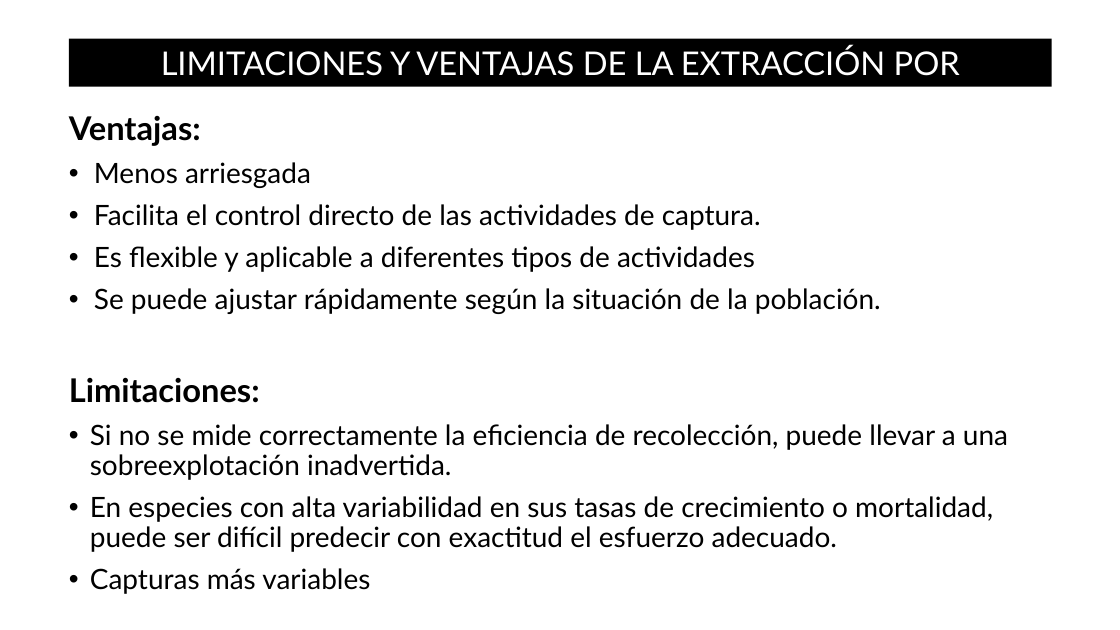
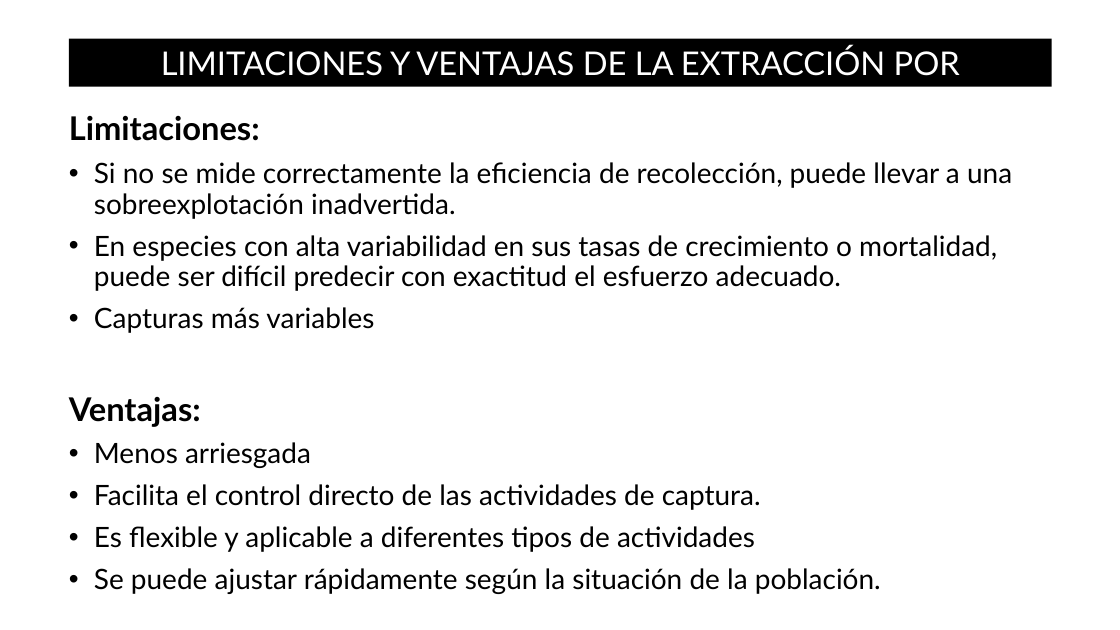
Before and after one commit to aprendiendo-cosas/Te_poblaciones_explotacion_ecologia_ccaa, a slide deck: slide 7 of presentacion/graficas_explotacion.pptx. Drawn at 1120x630 pixels with LibreOffice and Linux fonts; fonts in the diff are those of the drawing. Boxes give left, top, right and bottom in pixels: in the first picture for what was removed or moved away, otherwise in the second. Text is boxed around its words. In the diff, an @@ line names an element or a change of style, - is before the commit and + after.

```diff
--- a/presentacion/graficas_explotacion.pptx
+++ b/presentacion/graficas_explotacion.pptx
@@ text at box(69, 115, 1012, 333): paragraphs added @@
+Limitaciones:
+• Si no se mide correctamente la eficiencia de recolección, puede llevar a una sobreexplotación inadvertida.
+• En especies con alta variabilidad en sus tasas de crecimiento o mortalidad, puede ser difícil predecir con exactitud el esfuerzo adecuado.
+• Capturas más variables
@@ text at box(69, 377, 1008, 594): paragraphs removed @@
-Limitaciones:
-• Si no se mide correctamente la eficiencia de recolección, puede llevar a una sobreexplotación inadvertida.
-• En especies con alta variabilidad en sus tasas de crecimiento o mortalidad, puede ser difícil predecir con exactitud el esfuerzo adecuado.
-• Capturas más variables
```
Also in this commit, not shown: 2 other slides changed.
